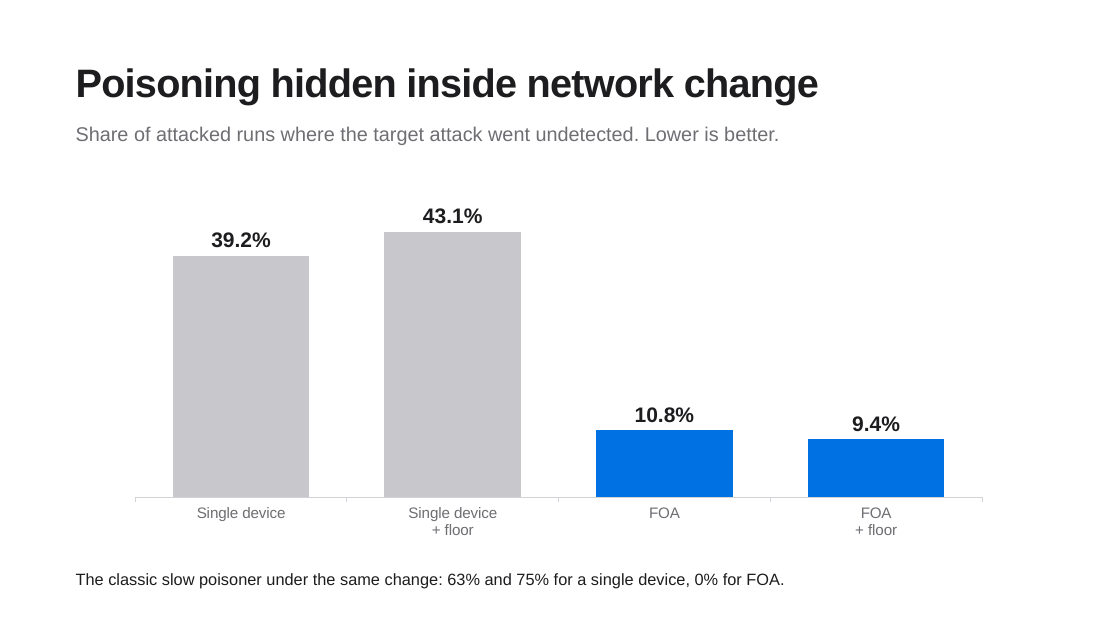
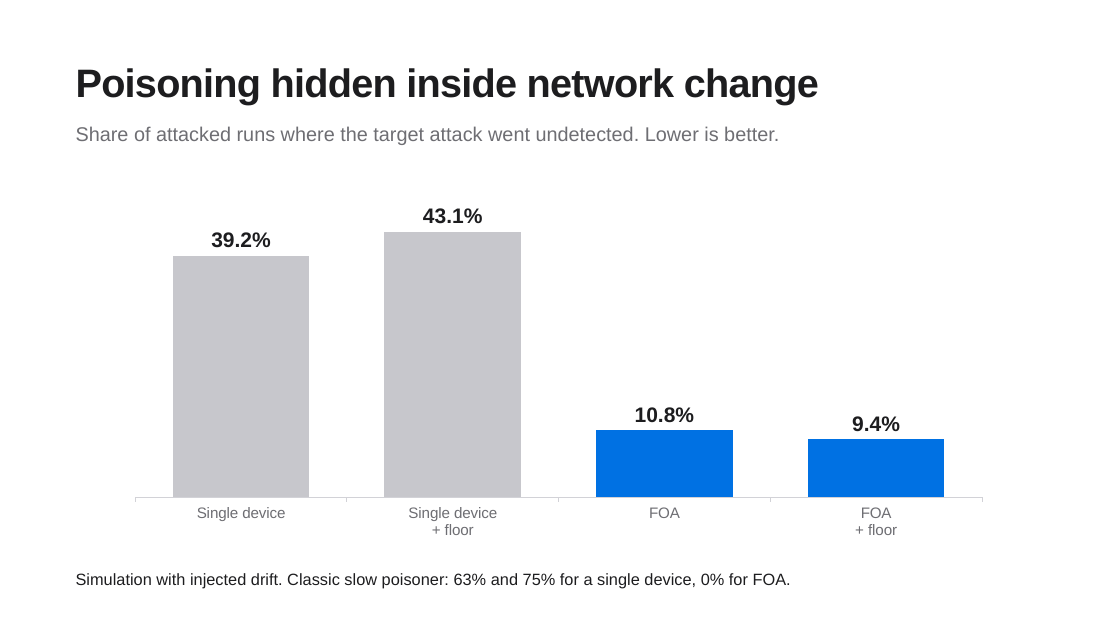
Before and after one commit to IOT-snu/brainstorming, a slide deck: slide 8 of G04_FOA_Final.pptx. Drawn at 1120x630 pixels with LibreOffice and Linux fonts; fonts in the diff are those of the drawing. Boxes give left, top, right and bottom in pixels: in the first picture for what was removed or moved away, otherwise in the second. Text is boxed around its words. In the diff, an @@ line names an element or a change of style, - is before the commit and + after.

```diff
--- a/G04_FOA_Final.pptx
+++ b/G04_FOA_Final.pptx
@@ text at (76, 573, 791, 589): text changed @@
-The classic slow poisoner under the same change: 63% and 75% for a single device, 0% for FOA.
+Simulation with injected drift. Classic slow poisoner: 63% and 75% for a single device, 0% for FOA.
```
Also in this commit, not shown: 9 other slides changed, 3 slides added, 5 other files.
